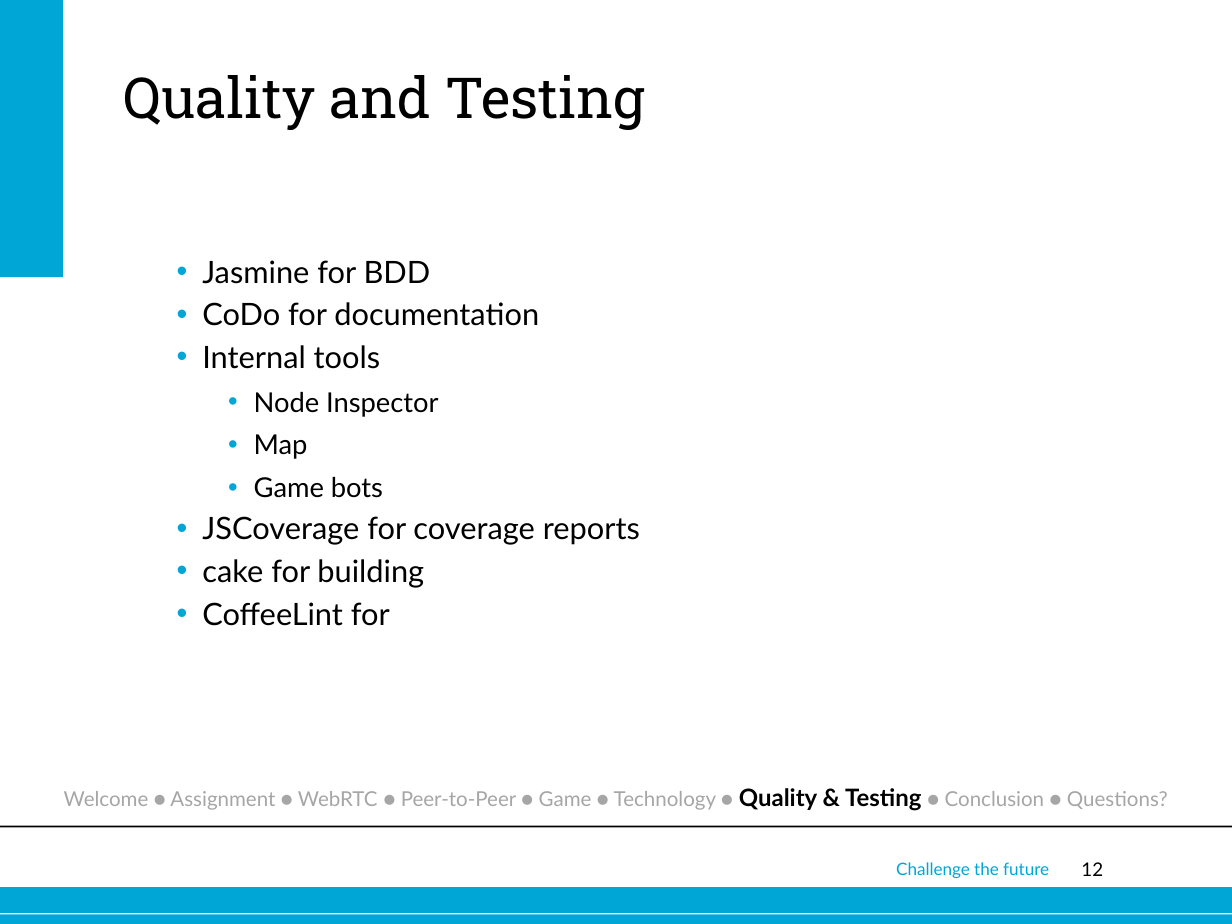
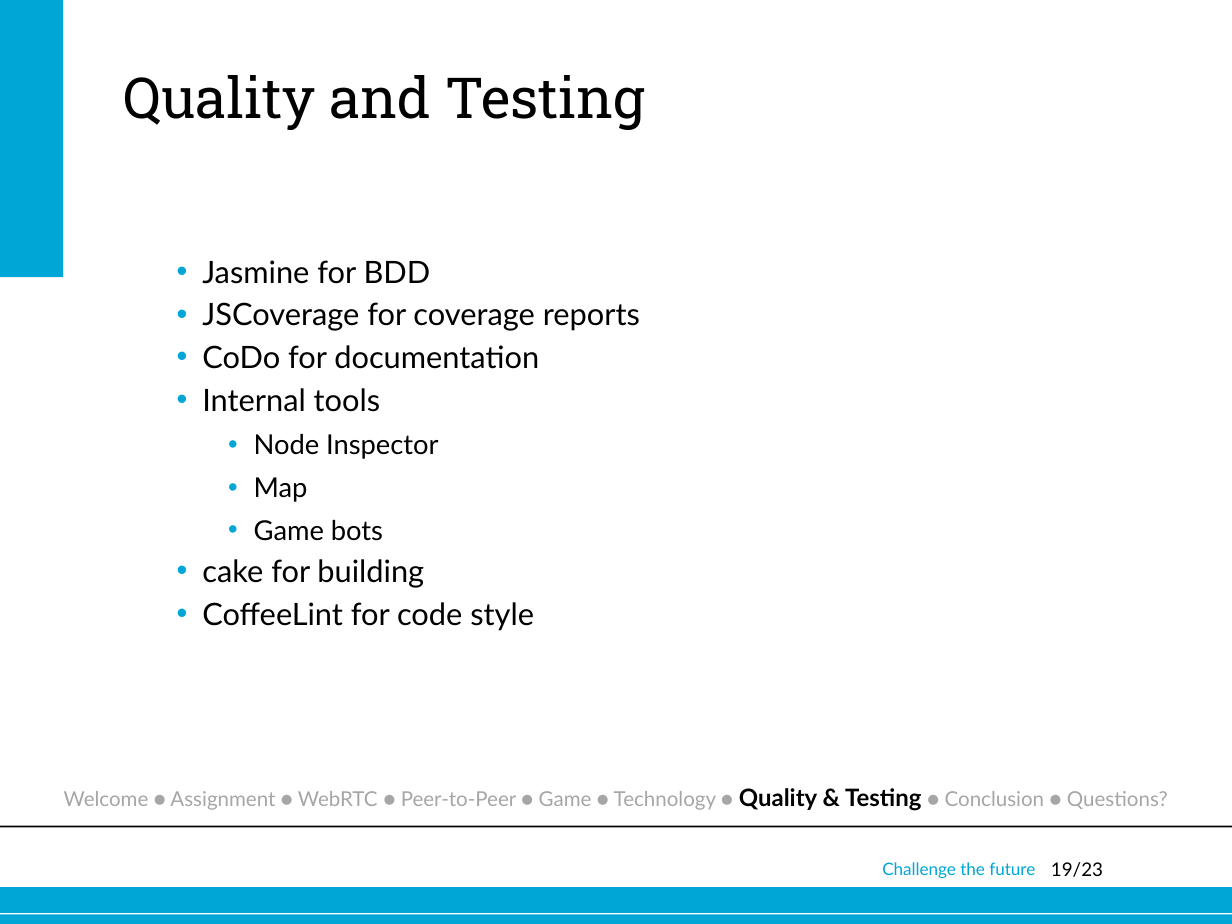
Before and after one commit to joostverdoorn/webrtc, a slide deck: slide 19 of documents/Eindpresentatie/webrtc.pptx (slide 12 before the commit). Drawn at 1232x924 pixels with LibreOffice and Linux fonts; fonts in the diff are those of the drawing; background and template pictures are left out. Boxes give left, top, right and bottom in pixels: in the first picture for what was removed or moved away, otherwise in the second. Text is boxed around its words. In the diff, an @@ line names an element or a change of style, - is before the commit and + after.

```diff
--- a/documents/Eindpresentatie/webrtc.pptx
+++ b/documents/Eindpresentatie/webrtc.pptx
@@ text at <box>202,302,640,331</box>: paragraph added @@
+  • JSCoverage for coverage reports
@@ text at <box>202,516,640,545</box>: paragraph removed @@
-  • JSCoverage for coverage reports
@@ text at <box>202,602,534,631</box>: text changed @@
-  • CoffeeLint for
+  • CoffeeLint for code style
@@ text "Challenge the future": place and size @@
-text "Challenge the future" at <box>896,862,1049,878</box>
+text "Challenge the future" at <box>882,862,1035,878</box>
@@ page number at <box>1051,862,1103,877</box>: text changed @@
-12
+19/23
```
Also in this commit, not shown: 15 other slides changed, 7 slides added.
